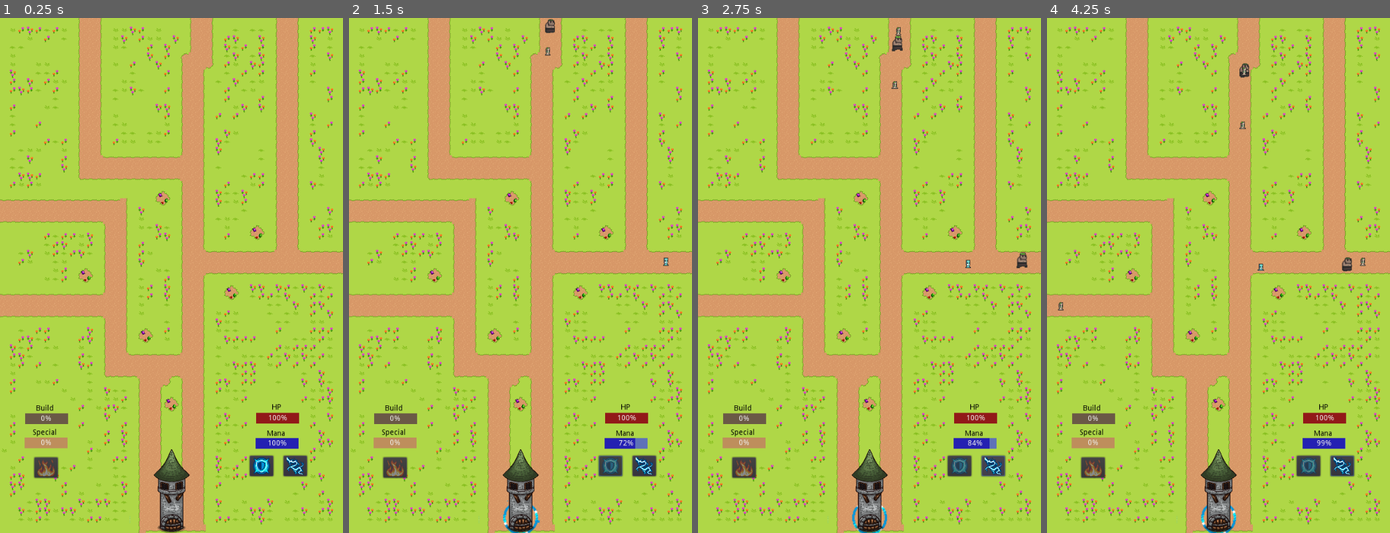
Above: before the commit, frames 1-4 (left to right).
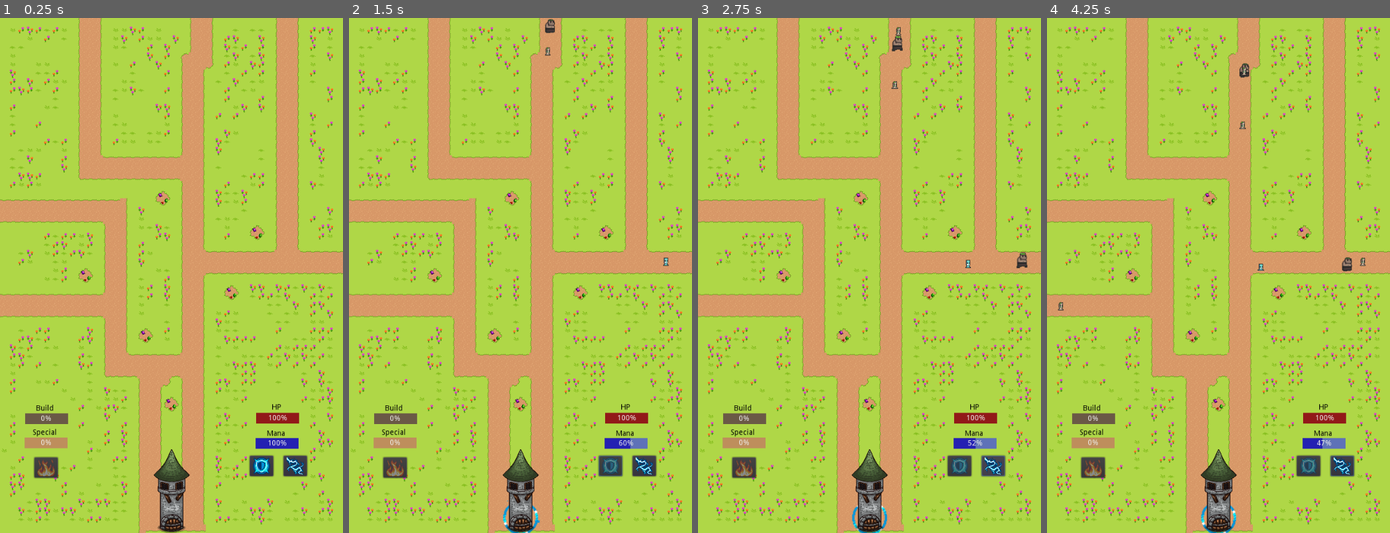
Above: after the commit, the same moments.

Repository: Bronsky91/Theren-s-Tower
Game: Godot game, scene res://scenes/Game.tscn
Two runs of this game, one before a commit and one after it. Both use one fixed random seed, a clock stepped at 60 frames per second and the inputs below. Sound files missing from this copy of the repository are replaced by a short silence.
Inputs (mouse positions are in pixels of both pictures, inside the frame that each line leads up to):
- Up to frame 1 (0.25 s): no input
- Up to frame 2 (1.5 s): click (643, 466) at 0.5 s; click (609, 466) at 1.25 s
- Up to frame 3 (2.75 s): click (992, 466) at 2 s
- Up to frame 4 (4.25 s): click (1341, 466) at 2.75 s; move the mouse to (1218, 404) at 3.52 s; press the mouse at (1218, 404) at 3.53 s

The runs differ from the first frame. In frame 2, less than 0.1% of the frame differs, in the area x 78-84%, y 81-84%; in frame 3, 0.1%; in frame 4, 0.2%, in the area x 78-87%, y 81-84%.

Commit message:
Adds lighting

Diff:
--- a/scenes/FlameWall.tscn
+++ b/scenes/FlameWall.tscn
@@ -67,7 +67,7 @@
 [node name="FlameWall" type="AnimatedSprite"]
 visible = false
 frames = SubResource( 11 )
-frame = 2
+frame = 6
 speed_scale = 3.5
 playing = true
 script = ExtResource( 2 )
--- a/scenes/Game.tscn
+++ b/scenes/Game.tscn
@@ -344,42 +344,43 @@
 
 [node name="FlameWall" parent="Map" instance=ExtResource( 8 )]
 position = Vector2( 359.098, 695.63 )
-frame = 7
 
 [node name="FlameWall2" parent="Map" instance=ExtResource( 8 )]
 position = Vector2( 356.793, 267.189 )
-frame = 6
+frame = 8
 
 [node name="FlameWall3" parent="Map" instance=ExtResource( 8 )]
 position = Vector2( 213.882, 370.209 )
-frame = 6
+frame = 8
 
 [node name="FlameWall4" parent="Map" instance=ExtResource( 8 )]
 position = Vector2( 529.628, 436.46 )
-frame = 5
+frame = 7
 
 [node name="FlameWall5" parent="Map" instance=ExtResource( 8 )]
 position = Vector2( 361.336, 439.288 )
-frame = 5
+frame = 7
 
 [node name="FlameWall6" parent="Map" instance=ExtResource( 8 )]
 position = Vector2( 215.14, 551.217 )
-frame = 6
+frame = 8
 
 [node name="FlameWall7" parent="Map" instance=ExtResource( 8 )]
 position = Vector2( 277.503, 695.319 )
+frame = 8
+
+[node name="Shield" parent="Map" instance=ExtResource( 9 )]
+
+[node name="LightingRight" parent="Map" instance=ExtResource( 10 )]
+visible = false
+position = Vector2( 362.961, 928.907 )
+frame = 0
+playing = true
+
+[node name="LightingLeft" parent="Map" instance=ExtResource( 10 )]
+visible = false
+position = Vector2( 278.21, 929.606 )
 frame = 6
-
-[node name="Shield" parent="Map" instance=ExtResource( 9 )]
-
-[node name="LightingRight" parent="Map" instance=ExtResource( 10 )]
-frame = 0
-playing = false
-
-[node name="LightingLeft" parent="Map" instance=ExtResource( 10 )]
-position = Vector2( 278.21, 929.606 )
-frame = 0
-playing = false
 flip_h = true
 
 [node name="Tower" type="Node2D" parent="."]
--- a/scenes/Lighting.tscn
+++ b/scenes/Lighting.tscn
@@ -1,68 +1,81 @@
-[gd_scene load_steps=13 format=2]
+[gd_scene load_steps=15 format=2]
 
 [ext_resource path="res://assets/spells/1 Lightning/Lightning.png" type="Texture" id=1]
+[ext_resource path="res://scripts/Lighting.gd" type="Script" id=2]
 
-[sub_resource type="AtlasTexture" id=21]
+[sub_resource type="AtlasTexture" id=1]
 flags = 4
 atlas = ExtResource( 1 )
 region = Rect2( 0, 0, 72, 72 )
 
-[sub_resource type="AtlasTexture" id=22]
+[sub_resource type="AtlasTexture" id=2]
 flags = 4
 atlas = ExtResource( 1 )
 region = Rect2( 72, 0, 72, 72 )
 
-[sub_resource type="AtlasTexture" id=23]
+[sub_resource type="AtlasTexture" id=3]
 flags = 4
 atlas = ExtResource( 1 )
 region = Rect2( 144, 0, 72, 72 )
 
-[sub_resource type="AtlasTexture" id=24]
+[sub_resource type="AtlasTexture" id=4]
 flags = 4
 atlas = ExtResource( 1 )
 region = Rect2( 216, 0, 72, 72 )
 
-[sub_resource type="AtlasTexture" id=25]
+[sub_resource type="AtlasTexture" id=5]
 flags = 4
 atlas = ExtResource( 1 )
 region = Rect2( 288, 0, 72, 72 )
 
-[sub_resource type="AtlasTexture" id=26]
+[sub_resource type="AtlasTexture" id=6]
 flags = 4
 atlas = ExtResource( 1 )
 region = Rect2( 360, 0, 72, 72 )
 
-[sub_resource type="AtlasTexture" id=27]
+[sub_resource type="AtlasTexture" id=7]
 flags = 4
 atlas = ExtResource( 1 )
 region = Rect2( 432, 0, 72, 72 )
 
-[sub_resource type="AtlasTexture" id=28]
+[sub_resource type="AtlasTexture" id=8]
 flags = 4
 atlas = ExtResource( 1 )
 region = Rect2( 504, 0, 72, 72 )
 
-[sub_resource type="AtlasTexture" id=29]
+[sub_resource type="AtlasTexture" id=9]
 flags = 4
 atlas = ExtResource( 1 )
 region = Rect2( 576, 0, 72, 72 )
 
-[sub_resource type="AtlasTexture" id=30]
+[sub_resource type="AtlasTexture" id=10]
 flags = 4
 atlas = ExtResource( 1 )
 region = Rect2( 648, 0, 72, 72 )
 
-[sub_resource type="SpriteFrames" id=31]
+[sub_resource type="SpriteFrames" id=11]
 animations = [ {
-"frames": [ SubResource( 21 ), SubResource( 22 ), SubResource( 23 ), SubResource( 24 ), SubResource( 25 ), SubResource( 26 ), SubResource( 27 ), SubResource( 28 ), SubResource( 29 ), SubResource( 30 ) ],
+"frames": [ SubResource( 1 ), SubResource( 2 ), SubResource( 3 ), SubResource( 4 ), SubResource( 5 ), SubResource( 6 ), SubResource( 7 ), SubResource( 8 ), SubResource( 9 ), SubResource( 10 ) ],
 "loop": true,
 "name": "default",
 "speed": 5.0
 } ]
 
+[sub_resource type="CapsuleShape2D" id=12]
+radius = 10.4307
+height = 42.6708
+
 [node name="Lighting" type="AnimatedSprite"]
-position = Vector2( 365.086, 929.606 )
-frames = SubResource( 31 )
-frame = 2
+position = Vector2( -0.766083, -0.3797 )
+frames = SubResource( 11 )
+frame = 8
 speed_scale = 3.0
-playing = true
+script = ExtResource( 2 )
+
+[node name="Area2D" type="Area2D" parent="."]
+
+[node name="CollisionShape2D" type="CollisionShape2D" parent="Area2D"]
+position = Vector2( -5.1913, 7.07906 )
+rotation = 1.5708
+shape = SubResource( 12 )
+[connection signal="animation_finished" from="." to="." method="_on_Lighting_animation_finished"]
--- a/scripts/Game.gd
+++ b/scripts/Game.gd
@@ -75,4 +75,8 @@
 		flamewall.burn()
 
 func _on_LightingButton_button_up():
-	pass # Replace with function body.
+	var lighting = get_tree().get_nodes_in_group('lighting')
+	if r.mana >= lighting[0].cost:
+		r.subtract_mana(lighting[0].cost)
+		for l in lighting:
+			l.cast()
--- /dev/null
+++ b/scripts/Lighting.gd
@@ -0,0 +1,37 @@
+extends AnimatedSprite
+
+onready var game = get_node('/root/Game')
+onready var button = get_node('/root/Game/UI/LightingButton')
+
+export (int) var cost = 20
+export (int) var damage = 100
+
+# Called when the node enters the scene tree for the first time.
+func _ready():
+	add_to_group('lighting')
+
+func cast():
+	show()
+	play()
+
+func done():
+	hide()
+	stop()
+
+func hit_target(target):
+	var killed = target.hit(damage)
+	if killed:
+		target.queue_free()
+		add_resources()
+
+func add_resources():
+	r.add_build(5)
+	r.add_special(1)
+
+func _on_Lighting_animation_finished():
+	var areas = $Area2D.get_overlapping_areas()
+	for area in areas:
+		var t = area.get_parent()
+		if t.is_in_group('mobs'):
+			hit_target(t)
+	done()
Not shown, changed: debug.log
